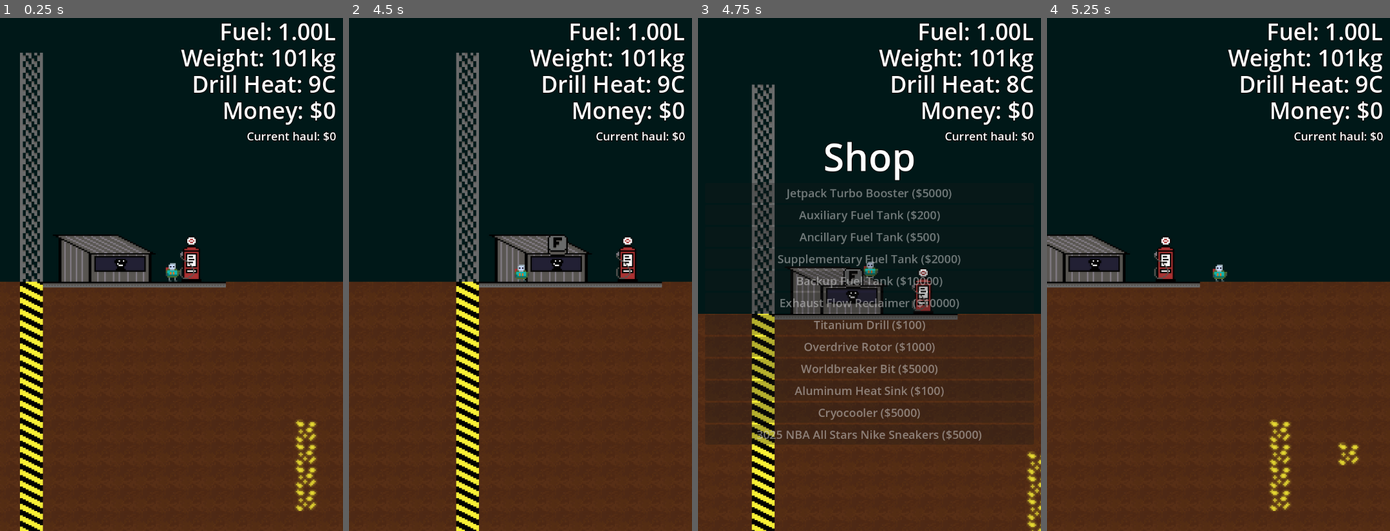
Above: before the commit, frames 1-4 (left to right).
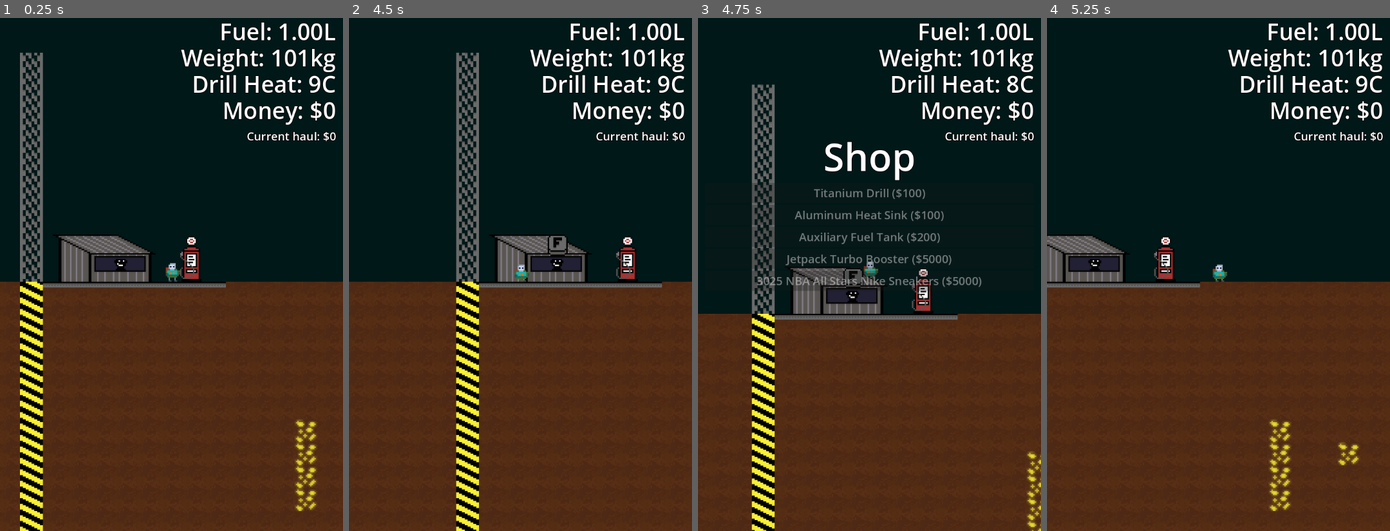
Above: after the commit, the same moments.

Repository: brikr/ludum-dare-57
Game: Godot game, scene res://scenes/main/main.tscn
The game is run twice, just before and just after one commit, with the same random seed, the same clock (stepped at 60 frames per second) and the same inputs. This scene is started directly instead of the project's main scene.
Inputs (mouse positions are in pixels of both pictures, inside the frame that each line leads up to):
- Up to frame 1 (0.25 s): no input
- Up to frame 2 (4.5 s): tap Enter at 0.5 s; move the mouse to (503, 377) at 0.52 s; hold D (move_right) 0.53-2.03 s; tap F (interact) at 0.6, 1.35, 2.3, 2.85, 3.6 s; tap Space (jump) at 0.77, 1.52, 3.02, 3.77 s; move the mouse to (623, 351) at 1.27 s; move the mouse to (417, 197) at 2.02 s; press the mouse at (417, 197) at 2.03 s; hold A (move_left) 2.03-4.28 s; move the mouse to (537, 274) at 2.77 s; release the mouse at (537, 274) at 2.78 s; move the mouse to (469, 146) at 3.52 s; move the mouse to (595, 248) at 4.27 s; hold D (move_right) from 4.28 s (still down); click (595, 248) at 4.35 s
- Up to frame 3 (4.75 s): keep holding D (move_right); tap Space (jump) at 4.52 s; tap F (interact) at 4.55 s
- Up to frame 4 (5.25 s): keep holding D (move_right); move the mouse to (1149, 300) at 5.02 s; tap F (interact) at 5.1 s

Frames 1-2 are identical in both runs. In frame 3, 5.1% of the frame differs, in the area x 15-83%, y 33-84%; in frame 4, nothing differs.

Commit message:
only show one item per category

Diff:
--- a/scenes/game_state/game_state.gd
+++ b/scenes/game_state/game_state.gd
@@ -6,6 +6,7 @@
 var player: Player
 var map: Dictionary[Vector2i, Tile] = {}
 var gonster_init_position = Vector2i(0,0)
+var purchased_items: Array[String] = []
 
 func _ready():
   gen_map()
--- a/scenes/shop_ui/shop_ui.gd
+++ b/scenes/shop_ui/shop_ui.gd
@@ -8,19 +8,39 @@
 var buttons: Dictionary[String, Button]
 
 func _ready():
+  # Create a button for every item, but don't show them
   for item in Items.GEAR_REGISTRY:
     var instance = item_button_scene.instantiate()
     instance.text = ITEM_BUTTON_TEMPLATE % [item.name, item.price]
     instance.item = item
     instance.pressed.connect(item_button_pressed.bind(instance))
+    instance.visible = false
     $GearContainer.add_child(instance)
     buttons[item.name] = instance
 
+func get_items_to_show():
+  var items_to_show: Array[String] = []
+  for category in Item.Category.values():
+    # Find the first item in the registry with that category that the player has not purchased
+    var item_idx = Items.GEAR_REGISTRY.find_custom(func(item):
+      return item.category == category && !GameState.purchased_items.has(item.name)
+    )
+    if item_idx >= 0:
+      items_to_show.append(Items.GEAR_REGISTRY[item_idx].name)
+  return items_to_show
+
 func update_button_states():
+  # Disable buttons for items you can't afford, and only show the first item of each category that hasn't been purchased
+  var items_to_show = get_items_to_show()
   for itemName in buttons:
     buttons[itemName].disabled = GameState.player.bank_value < buttons[itemName].item.price
+    buttons[itemName].visible = items_to_show.has(itemName)
+
+  if items_to_show.is_empty():
+    $AllItemsPurchased.visible = true
 
 func item_button_pressed(button: ItemButton):
+  GameState.purchased_items.append(button.item.name)
   GameState.player.bank_value -= button.item.price
   button.item.apply()
   button.queue_free()
--- a/scenes/shop_ui/shop_ui.tscn
+++ b/scenes/shop_ui/shop_ui.tscn
@@ -21,3 +21,12 @@
 offset_right = 705.0
 offset_bottom = 1021.0
 theme = ExtResource("2_u3gf3")
+
+[node name="AllItemsPurchased" type="Label" parent="."]
+visible = false
+offset_top = 417.0
+offset_right = 720.0
+offset_bottom = 440.0
+theme_override_font_sizes/font_size = 32
+text = "All items purchased!"
+horizontal_alignment = 1
--- a/scripts/items/item.gd
+++ b/scripts/items/item.gd
@@ -15,17 +15,20 @@
   HEAT_CAPACITY,
   HEAT_DECAY_RATE,
 }
+enum Category {DRILL, JETPACK, FUEL, HEAT, WEIGHT}
 
 var type: Type
 var statImpact: Dictionary[StatImpact, float]
 var name: String
 var price: float
+var category: Category
 
-func _init(name: String, price: float, type: Type, statImpact: Dictionary[StatImpact, float]) -> void:
+func _init(name: String, category: Category, price: float, type: Type, statImpact: Dictionary[StatImpact, float]) -> void:
   self.type = type
   self.statImpact = statImpact
   self.name = name
   self.price = price
+  self.category = category
 
 func apply() -> void:
   for key in statImpact:
@@ -35,6 +38,7 @@
         GameState.player.player_weight += val
       Item.StatImpact.FUEL_CAPACITY:
         GameState.player.fuel_capacity += val
+        GameState.player.refuel()
       Item.StatImpact.MAX_JETPACK_ACCEL:
         GameState.player.max_jetpack_accel += val
       Item.StatImpact.MIN_JETPACK_ACCEL:
--- a/scripts/items/items.gd
+++ b/scripts/items/items.gd
@@ -1,25 +1,21 @@
 extends Node
 
 var GEAR_REGISTRY = [
+  ## Drill
+  Item.new("Titanium Drill", Item.Category.DRILL, 100.0, Item.Type.GEAR, {Item.StatImpact.DIGGING_POWER: 0.5}),
+  Item.new("Overdrive Rotor", Item.Category.DRILL, 1000.0, Item.Type.GEAR, {Item.StatImpact.DIGGING_POWER: 0.5}),
+  Item.new("Worldbreaker Bit", Item.Category.DRILL, 5000.0, Item.Type.GEAR, {Item.StatImpact.DIGGING_POWER: 1.0}),
+  ## Heat
+  Item.new("Aluminum Heat Sink", Item.Category.HEAT, 100.0, Item.Type.GEAR, {Item.StatImpact.HEAT_CAPACITY: 100.0, Item.StatImpact.HEAT_DECAY_RATE: 0.5}),
+  Item.new("Cryocooler", Item.Category.HEAT, 5000.0, Item.Type.GEAR, {Item.StatImpact.DIGGING_HEAT_GEN: -0.2, Item.StatImpact.HEAT_DECAY_RATE: 0.5}),
+  ## Fuel
+  Item.new("Auxiliary Fuel Tank", Item.Category.FUEL, 200.0, Item.Type.GEAR, {Item.StatImpact.FUEL_CAPACITY: 1000}),
+  Item.new("Ancillary Fuel Tank", Item.Category.FUEL, 500.0, Item.Type.GEAR, {Item.StatImpact.FUEL_CAPACITY: 1000}),
+  Item.new("Supplementary Fuel Tank", Item.Category.FUEL, 2000.0, Item.Type.GEAR, {Item.StatImpact.FUEL_CAPACITY: 1000}),
+  Item.new("Backup Fuel Tank", Item.Category.FUEL, 10000.0, Item.Type.GEAR, {Item.StatImpact.FUEL_CAPACITY: 1000}),
+  Item.new("Exhaust Flow Reclaimer", Item.Category.FUEL, 10000.0, Item.Type.GEAR, {Item.StatImpact.JETPACK_FUEL_EFFICIENCY: -2.5}),
   ## Jetpack
-  Item.new("Jetpack Turbo Booster", 5000.0, Item.Type.GEAR, {Item.StatImpact.JETPACK_SPEED_LIMIT: 25}),
-  ## Fuel
-  Item.new("Auxiliary Fuel Tank", 200.0, Item.Type.GEAR, {Item.StatImpact.FUEL_CAPACITY: 1000}),
-  Item.new("Ancillary Fuel Tank", 500.0, Item.Type.GEAR, {Item.StatImpact.FUEL_CAPACITY: 1000}),
-  Item.new("Supplementary Fuel Tank", 2000.0, Item.Type.GEAR, {Item.StatImpact.FUEL_CAPACITY: 1000}),
-  Item.new("Backup Fuel Tank", 10000.0, Item.Type.GEAR, {Item.StatImpact.FUEL_CAPACITY: 1000}),
-  Item.new("Exhaust Flow Reclaimer", 10000.0, Item.Type.GEAR, {Item.StatImpact.JETPACK_FUEL_EFFICIENCY: -2.5}),
-  ## Drill
-  Item.new("Titanium Drill", 100.0, Item.Type.GEAR, {Item.StatImpact.DIGGING_POWER: 0.5}),
-  Item.new("Overdrive Rotor", 1000.0, Item.Type.GEAR, {Item.StatImpact.DIGGING_POWER: 0.5}),
-  Item.new("Worldbreaker Bit", 5000.0, Item.Type.GEAR, {Item.StatImpact.DIGGING_POWER: 1.0}),
-  ## Heat
-  Item.new("Aluminum Heat Sink", 100.0, Item.Type.GEAR, {Item.StatImpact.HEAT_CAPACITY: 100.0, Item.StatImpact.HEAT_DECAY_RATE: 0.5}),
-  Item.new("Cryocooler", 5000.0, Item.Type.GEAR, {Item.StatImpact.DIGGING_HEAT_GEN: -0.2, Item.StatImpact.HEAT_DECAY_RATE: 0.5}),
+  Item.new("Jetpack Turbo Booster", Item.Category.JETPACK, 5000.0, Item.Type.GEAR, {Item.StatImpact.JETPACK_SPEED_LIMIT: 25}),
   ## Weight
-  Item.new("3025 NBA All Stars Nike Sneakers", 5000.0, Item.Type.GEAR, {Item.StatImpact.PLAYER_WEIGHT: -50.0}),
+  Item.new("3025 NBA All Stars Nike Sneakers", Item.Category.WEIGHT, 5000.0, Item.Type.GEAR, {Item.StatImpact.PLAYER_WEIGHT: -50.0}),
 ]
-
-var CONSUMEABLE_REGISTRY = [
-  Item.new("Fuel Canister", 50.0, Item.Type.CONSUMABLE, {Item.StatImpact.CURRENT_FUEL: 5000}),
-]
